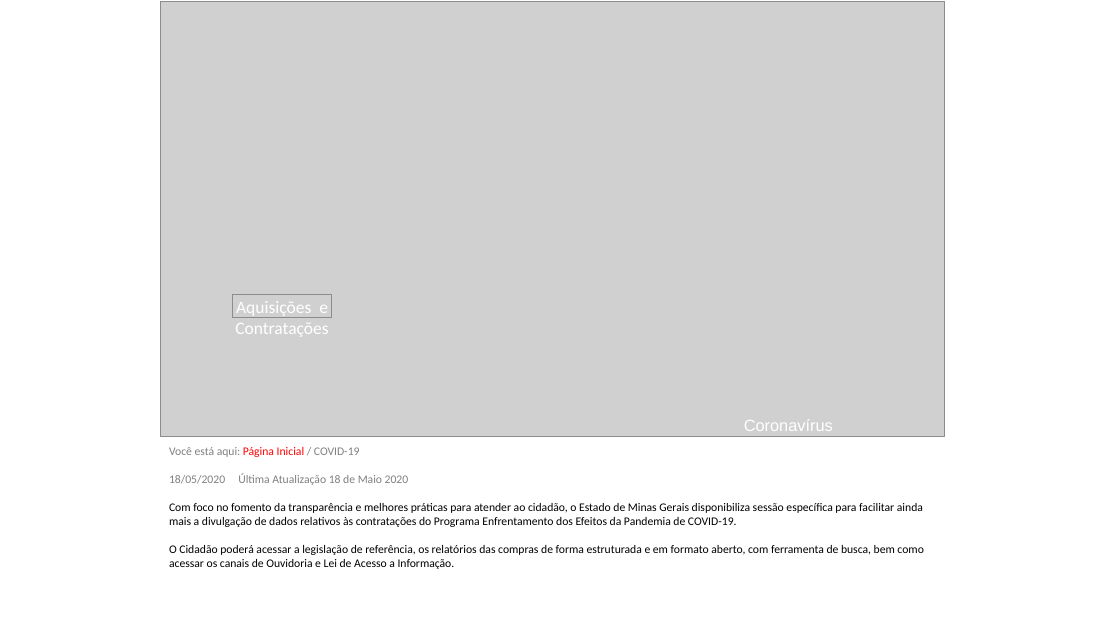
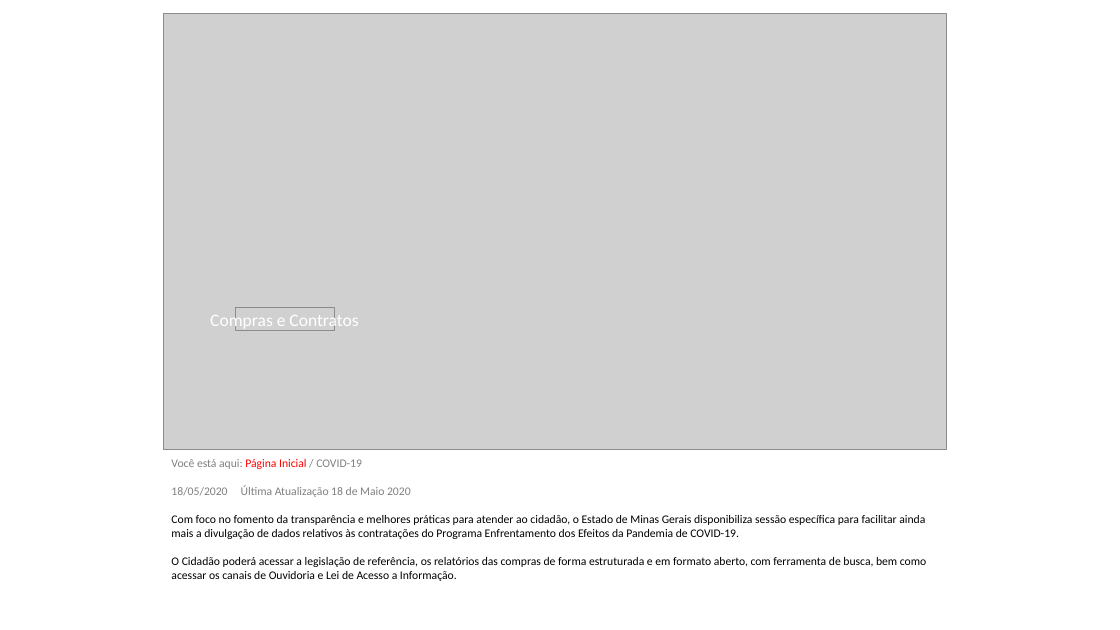
Before and after one commit to transparencia-mg/especificacoes-portal-transparencia, a slide deck: slide 2 of static/pagina-inicial-espec-covid19.pptx. Drawn at 1120x630 pixels with LibreOffice and Linux fonts; fonts in the diff are those of the drawing; grey boxes stand for pictures. Boxes give left, top, right and bottom in pixels: in the first picture for what was removed or moved away, otherwise in the second. Text is boxed around its words. In the diff, an @@ line names an element or a change of style, - is before the commit and + after.

```diff
--- a/static/pagina-inicial-espec-covid19.pptx
+++ b/static/pagina-inicial-espec-covid19.pptx
@@ picture: place and size @@
-picture at (160, 1, 944, 437)
+picture at (163, 13, 947, 450)
@@ text at (210, 312, 358, 331): text changed @@
-Aquisições e Contratações
+Compras e Contratos
@@ picture: place and size @@
-picture at (233, 295, 332, 318)
+picture at (235, 308, 334, 331)
@@ text removed at (744, 419, 833, 431) @@
-Coronavírus
@@ text "Você está aqui: Página Inicial ...": place and size @@
-text "Você está aqui: Página Inicial ..." at (169, 447, 923, 569)
+text "Você está aqui: Página Inicial ..." at (171, 459, 926, 581)
```
Also in this commit, not shown: 1 slide added, 1 other file.
